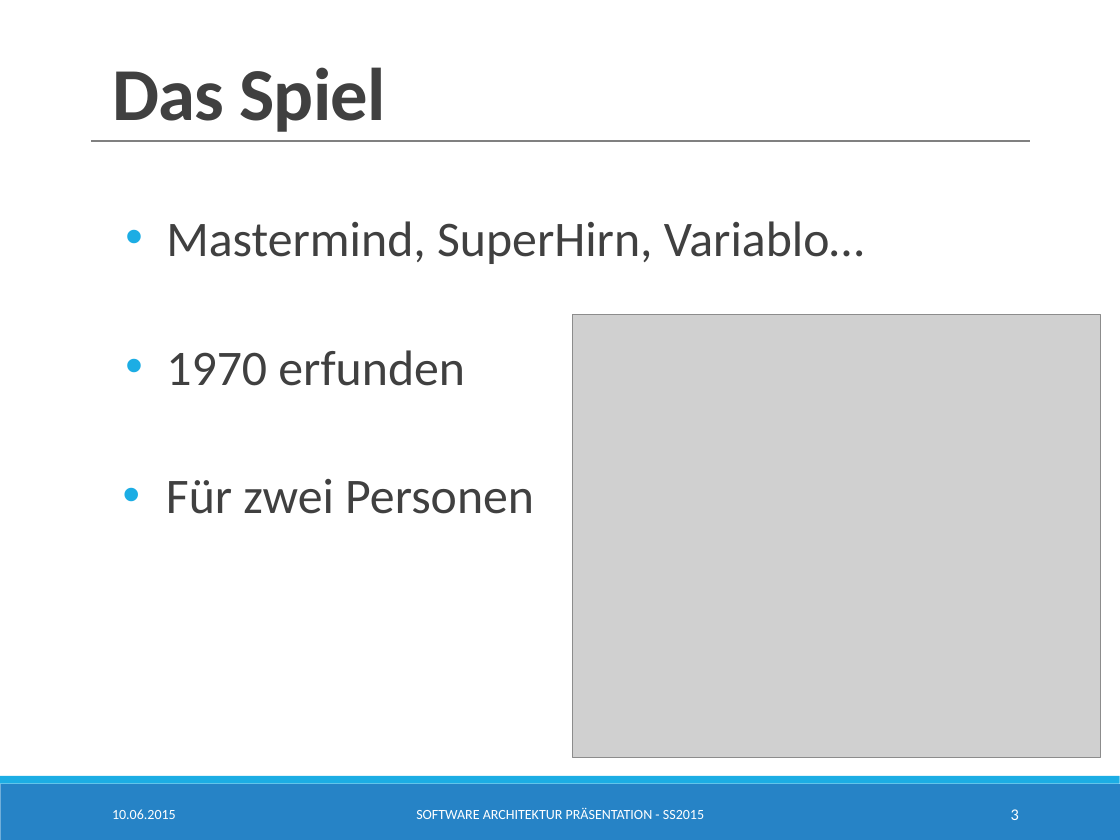
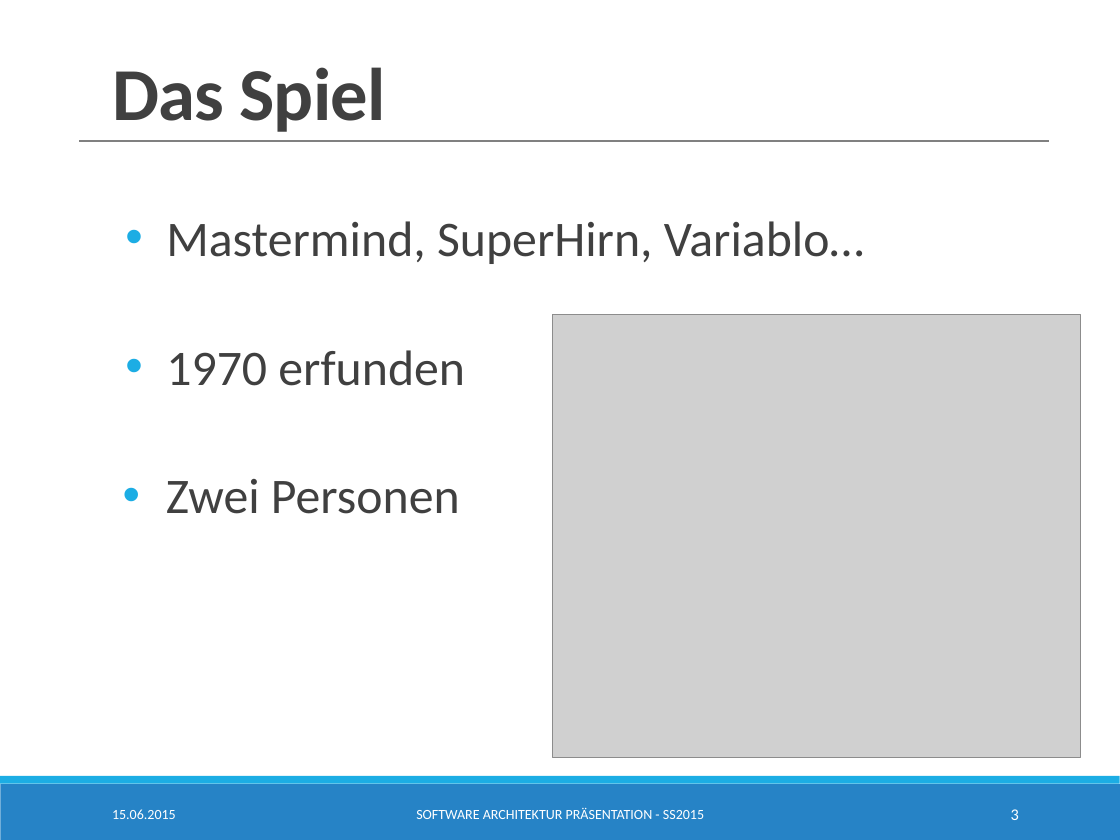
Before and after one commit to SimonBraun/de.htwg.se.mastermind, a slide deck: slide 3 of de.htwg.se.mastermind/Presentation.pptx. Drawn at 1120x840 pixels with LibreOffice and Linux fonts; fonts in the diff are those of the drawing; grey boxes stand for pictures. Boxes give left, top, right and bottom in pixels: in the first picture for what was removed or moved away, otherwise in the second. Text is boxed around its words. In the diff, an @@ line names an element or a change of style, - is before the commit and + after.

Commit message:
edit the ppt

```diff
--- a/de.htwg.se.mastermind/Presentation.pptx
+++ b/de.htwg.se.mastermind/Presentation.pptx
@@ line moved from (91, 141) - (1030, 141) to (80, 141) - (1048, 141) @@
@@ picture: place and size @@
-picture at <box>572,315,1100,757</box>
+picture at <box>552,315,1080,757</box>
@@ text at <box>166,479,460,514</box>: text changed @@
-  • Für zwei Personen
+  • Zwei Personen
@@ text at <box>112,809,176,819</box>: text changed @@
-10.06.2015
+15.06.2015
```
Also in this commit, not shown: 10 other slides changed, 1 slide added, 10 other files.
